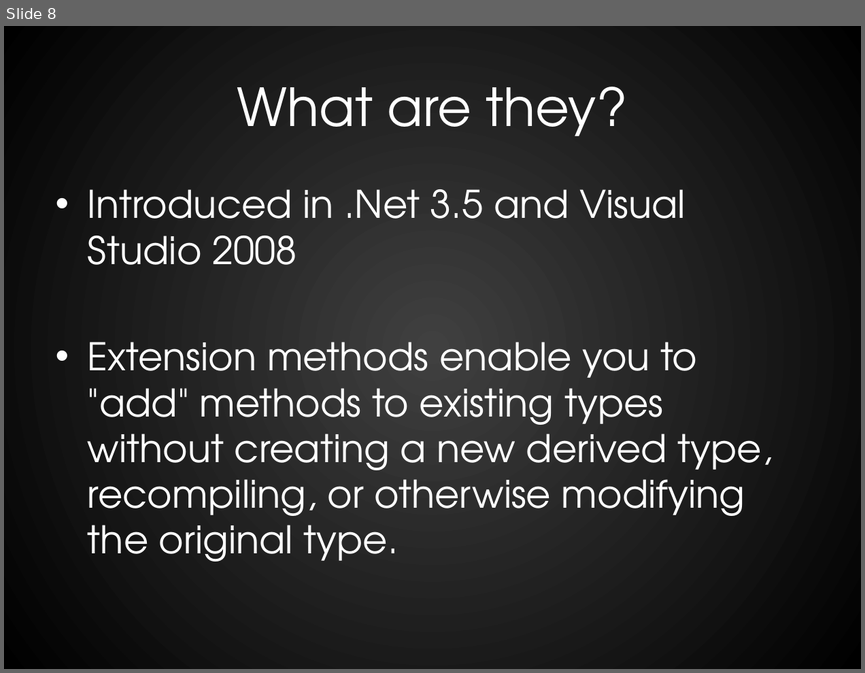
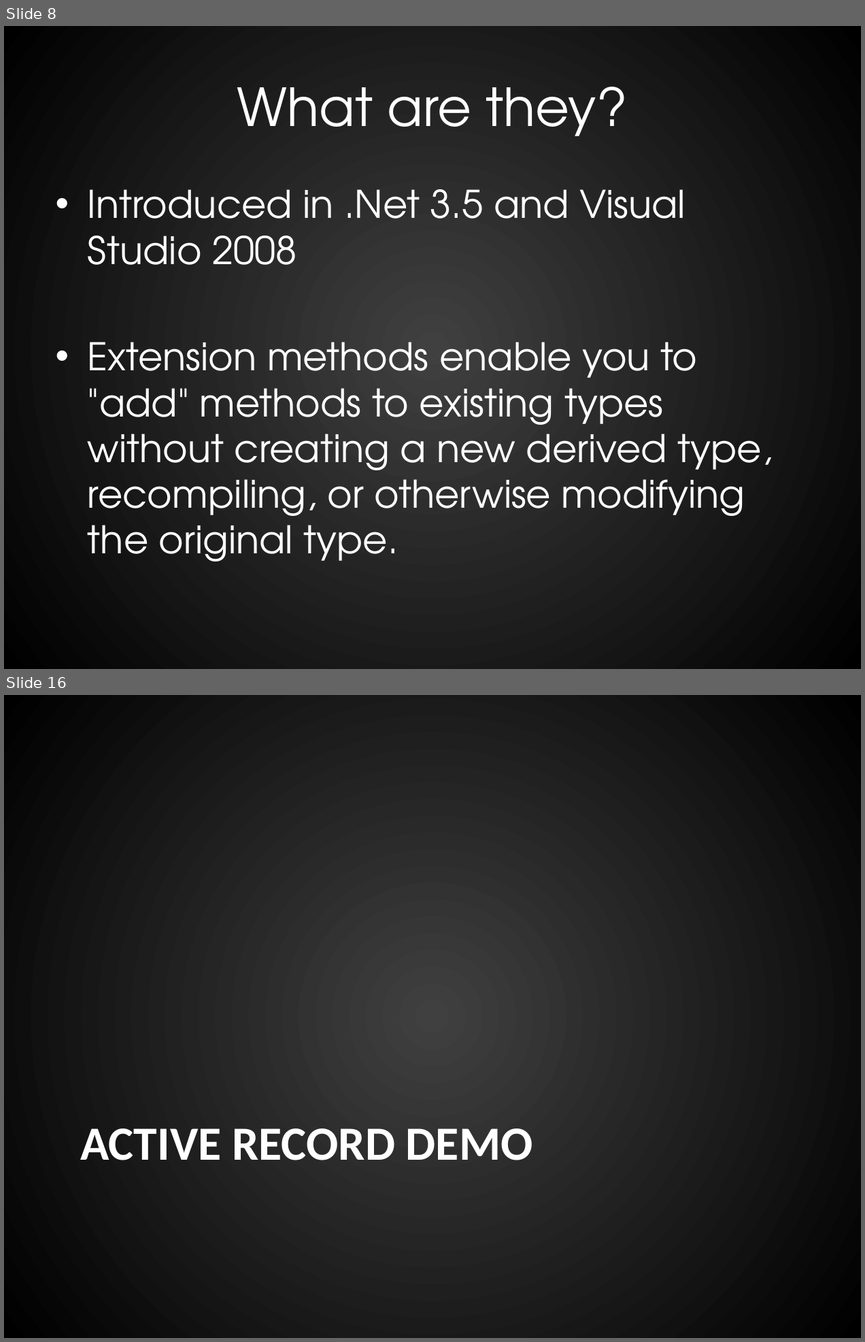
Before and after one commit to RookieOne/Evolve-Your-Code, a slide deck: EvolveYourCode.pptx. Shown one above the other, each under a label of ours: slide 8 before the commit, slides 8 and 16 after it; the slides between them are not shown. The pictures are 865x673 and 865x1342 pixels, drawn with LibreOffice and Linux fonts; fonts in the diff are those of the drawing. Boxes give left, top, right and bottom in pixels: in the first picture for what was removed or moved away, otherwise in the second. Text is boxed around its words. In the diff, an @@ line names an element or a change of style, - is before the commit and + after.

```diff
--- a/EvolveYourCode.pptx
+++ b/EvolveYourCode.pptx
@@ slide 16 added at box(4, 695, 861, 1338), background gradient #404040 to #000000 @@
@@ title added at box(80, 1128, 533, 1160), 40 pt, text #FFFFFF, bold @@
+ACTIVE RECORD DEMO
```
Also in this commit, not shown: 77 slides changed, 5 other slides added, 55 other files.
